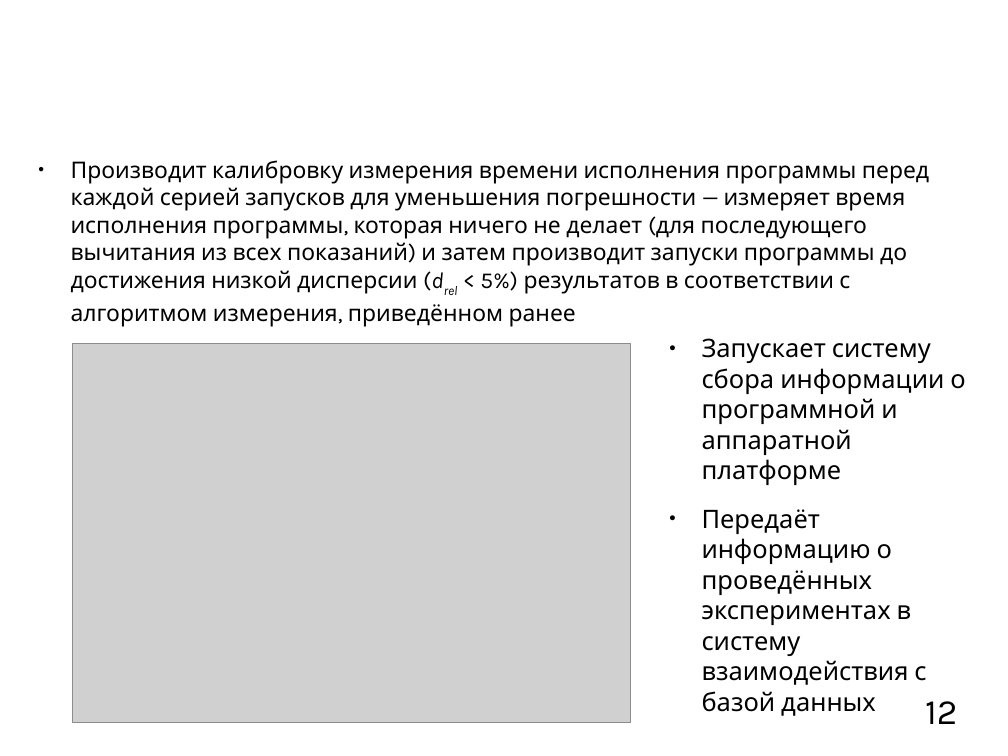
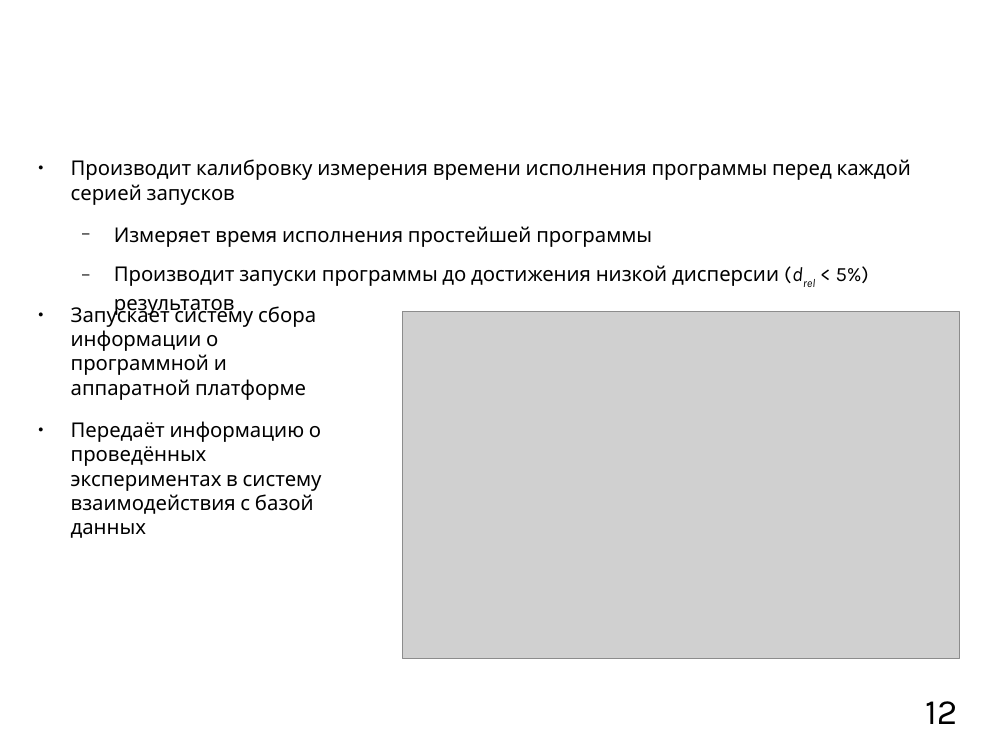
Before and after one commit to mkpankov/adaptor, a slide deck: slide 12 of diploma/defense/brochure.odp. Drawn at 1008x756 pixels with LibreOffice and Linux fonts; fonts in the diff are those of the drawing; grey boxes stand for pictures; background and template pictures are left out. Boxes give left, top, right and bottom in pixels: in the first picture for what was removed or moved away, otherwise in the second. Text is boxed around its words. In the diff, an @@ line names an element or a change of style, - is before the commit and + after.

```diff
--- a/diploma/defense/brochure.odp
+++ b/diploma/defense/brochure.odp
@@ text at bbox=[71, 159, 911, 317]: text changed; size 18 to 16 pt @@
-● Производит калибровку измерения времени исполнения программы перед каждой серией запусков для уменьшения погрешности — измеряет время исполнения программы, которая ничего не делает (для последующего вычитания из всех показаний) и затем производит запуски программы до достижения низкой дисперсии (drel < 5%) результатов в соответствии с алгоритмом измерения, приведённом ранее
+● Производит калибровку измерения времени исполнения программы перед каждой серией запусков
+  − Измеряет время исполнения простейшей программы
+  − Производит запуски программы до достижения низкой дисперсии (drel < 5%) результатов
@@ text "Запускает систему сбора информации о ...": place and size @@
-text "Запускает систему сбора информации о ..." at bbox=[702, 338, 965, 685]
+text "Запускает систему сбора информации о ..." at bbox=[71, 302, 322, 538]
@@ text "Запускает систему сбора информации о ..." at bbox=[71, 302, 322, 538]: size 20 to 16 pt @@
@@ picture: place and size @@
-picture at bbox=[73, 343, 631, 723]
+picture at bbox=[402, 311, 960, 659]
```
Also in this commit, not shown: 10 other slides changed, 7 slides added, 1 slide removed, 2 other files.
